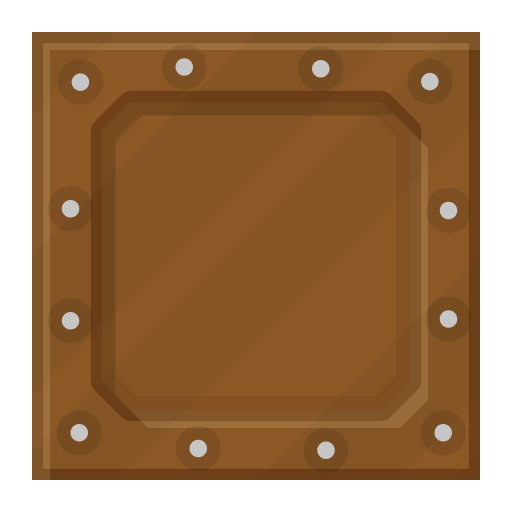
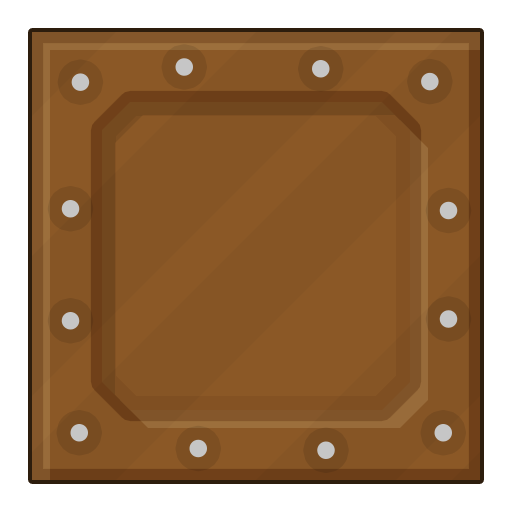
The second 512x512 image is a revision of the first. Changes to its layers:
pixels changed over <box>28,28,484,484</box> (layer not identified)
